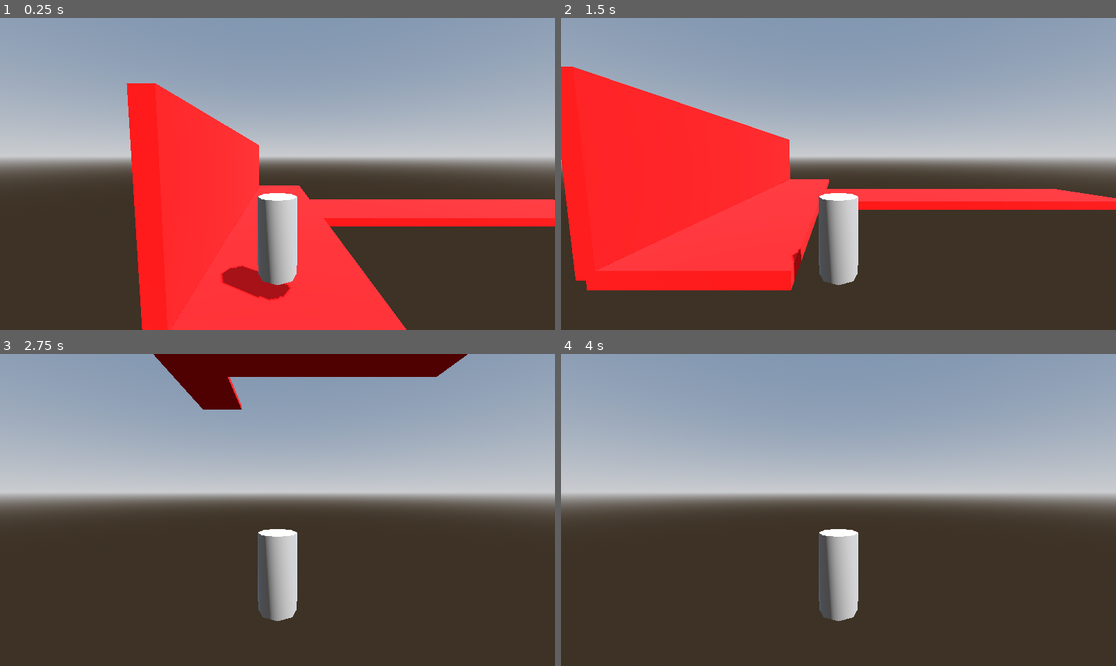
Above: before the commit, frames 1-4 (two rows, left to right).
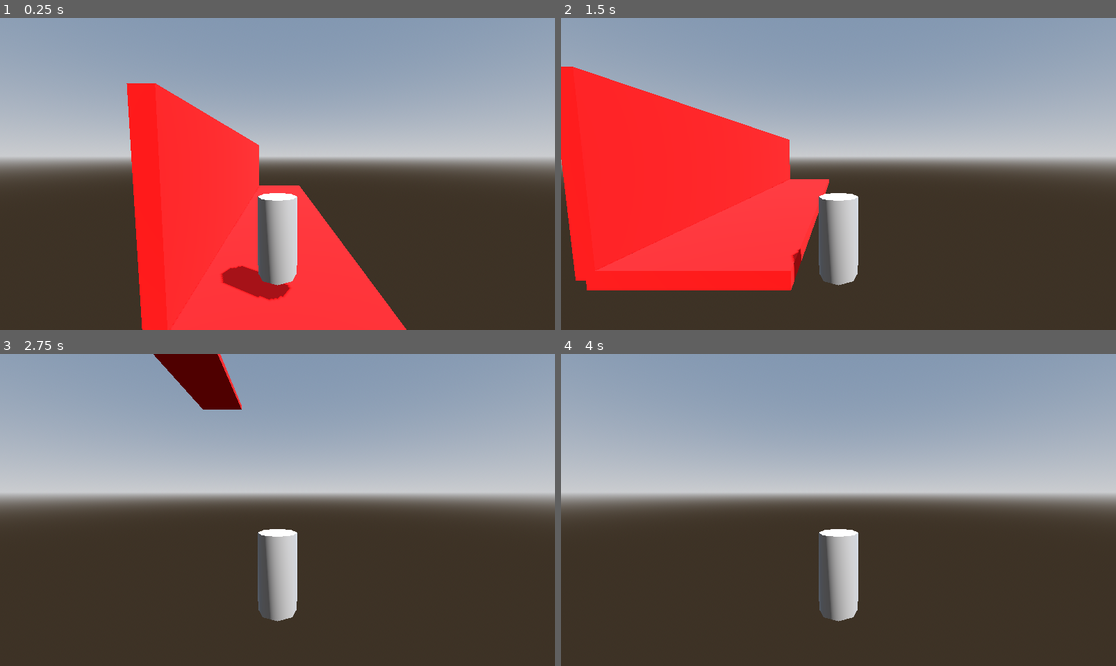
Above: after the commit, the same moments.

Repository: AnxietyTheOrk/GraveRobbery
Game: Godot game, scene res://Scenes/level_1.tscn
Same seed, same stepped clock (60 frames per second), same inputs: the game is played once before the commit and once after it.
Inputs:
- Up to frame 1 (0.25 s): no input
- Up to frame 2 (1.5 s): tap Enter (ui_accept) at 0.5, 0.77 s; hold D (move_right) 0.53-1.28 s; tap C (rotate_above) at 0.6 s; hold S (move_back) from 1.28 s (still down); tap Z (rotate_below) at 1.35 s
- Up to frame 3 (2.75 s): tap Enter (ui_accept) at 1.52 s; release S (move_back) at 2.03 s; hold D (move_right) from 2.03 s (still down); tap C (rotate_above) at 2.1 s
- Up to frame 4 (4 s): release D (move_right) at 2.78 s; hold W (move_forward) 2.78-3.53 s; tap Z (rotate_below) at 2.85 s; tap Enter (ui_accept) at 3.02, 3.5, 3.77 s; hold A (move_left) from 3.53 s (still down); tap C (rotate_above) at 3.6 s

The runs differ from the first frame. In frame 1, 3.7% of the frame differs, in the area x 55-100%, y 58-67%; in frame 2, 3.0%; in frame 3, 3.0%; in frame 4, nothing differs.

Commit message:
Last Sync: 2025-09-23 08:07 (Mobile)

Diff:
--- a/grave-robbery/Scenes/level_1.tscn
+++ b/grave-robbery/Scenes/level_1.tscn
@@ -32,33 +32,24 @@
 [node name="Player" parent="." instance=ExtResource("1_vk57k")]
 transform = Transform3D(-4.3711385e-08, 0, 0.99999994, 0, 1, 0, -0.99999994, 0, -4.3711385e-08, 8.712309, 1, 0.089)
 
-[node name="StaticBody3D" type="StaticBody3D" parent="."]
+[node name="CSGCombiner3D" type="CSGCombiner3D" parent="."]
 
-[node name="CollisionShape3D" type="CollisionShape3D" parent="StaticBody3D"]
+[node name="StaticBody3D3" type="StaticBody3D" parent="CSGCombiner3D"]
+
+[node name="CollisionShape3D" type="CollisionShape3D" parent="CSGCombiner3D/StaticBody3D3"]
+transform = Transform3D(1, 0, 0, 0, -4.371139e-08, -1, 0, 1, -4.371139e-08, 0, 2.5, 2.5)
 shape = SubResource("BoxShape3D_vk57k")
 
-[node name="CSGBox3D" type="CSGBox3D" parent="StaticBody3D"]
+[node name="CSGBox3D" type="CSGBox3D" parent="CSGCombiner3D/StaticBody3D3"]
+transform = Transform3D(1, 0, 0, 0, -4.371139e-08, -1, 0, 1, -4.371139e-08, 0, 2.5, 2.5)
 size = Vector3(20, 0.5, 5)
 material = SubResource("StandardMaterial3D_vk57k")
 
-[node name="StaticBody3D2" type="StaticBody3D" parent="."]
+[node name="StaticBody3D" type="StaticBody3D" parent="CSGCombiner3D"]
 
-[node name="CollisionShape3D" type="CollisionShape3D" parent="StaticBody3D2"]
-transform = Transform3D(-4.371139e-08, 0, -1, 0, 1, 0, 1, 0, -4.371139e-08, 0, 0, -12)
+[node name="CollisionShape3D" type="CollisionShape3D" parent="CSGCombiner3D/StaticBody3D"]
 shape = SubResource("BoxShape3D_vk57k")
 
-[node name="CSGBox3D" type="CSGBox3D" parent="StaticBody3D2"]
-transform = Transform3D(-4.371139e-08, 0, -1, 0, 1, 0, 1, 0, -4.371139e-08, 0, 0, -12)
+[node name="CSGBox3D" type="CSGBox3D" parent="CSGCombiner3D/StaticBody3D"]
 size = Vector3(20, 0.5, 5)
 material = SubResource("StandardMaterial3D_vk57k")
-
-[node name="StaticBody3D3" type="StaticBody3D" parent="."]
-
-[node name="CollisionShape3D" type="CollisionShape3D" parent="StaticBody3D3"]
-transform = Transform3D(1, 0, 0, 0, -4.371139e-08, -1, 0, 1, -4.371139e-08, 0, 2.5, 2.5)
-shape = SubResource("BoxShape3D_vk57k")
-
-[node name="CSGBox3D" type="CSGBox3D" parent="StaticBody3D3"]
-transform = Transform3D(1, 0, 0, 0, -4.371139e-08, -1, 0, 1, -4.371139e-08, 0, 2.5, 2.5)
-size = Vector3(20, 0.5, 5)
-material = SubResource("StandardMaterial3D_vk57k")
--- a/grave-robbery/project.godot
+++ b/grave-robbery/project.godot
@@ -14,6 +14,10 @@
 run/main_scene="uid://dducj8e3002sb"
 config/features=PackedStringArray("4.5", "GL Compatibility")
 config/icon="res://icon.svg"
+
+[debug]
+
+gdscript/warnings/untyped_declaration=2
 
 [input]
 
